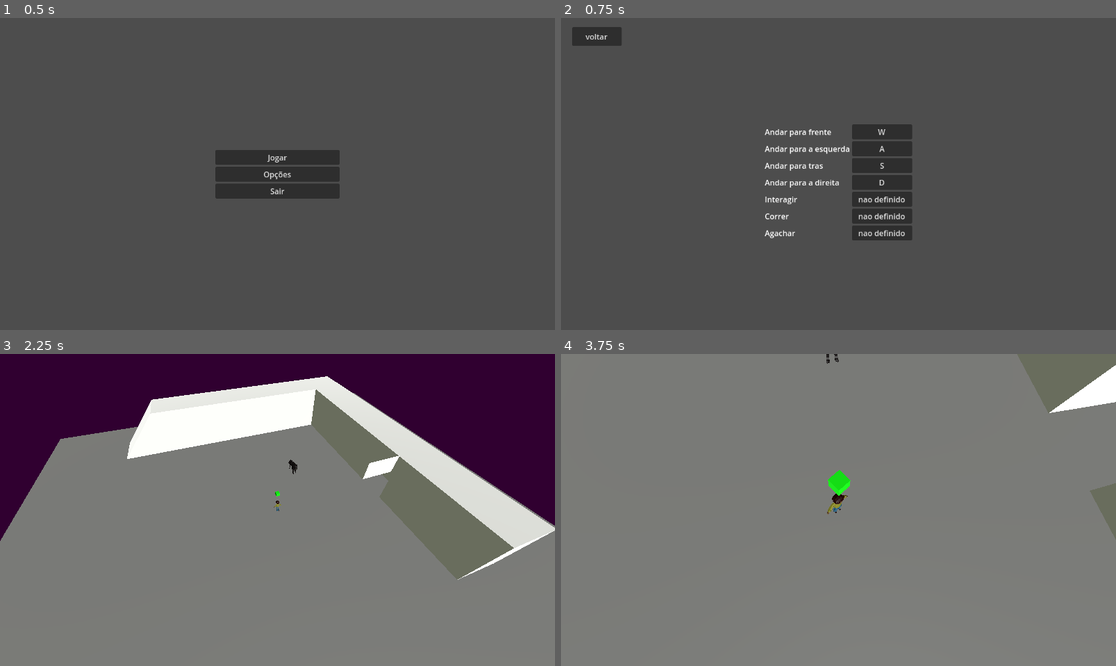
Above: before the commit, frames 1-4 (two rows, left to right).
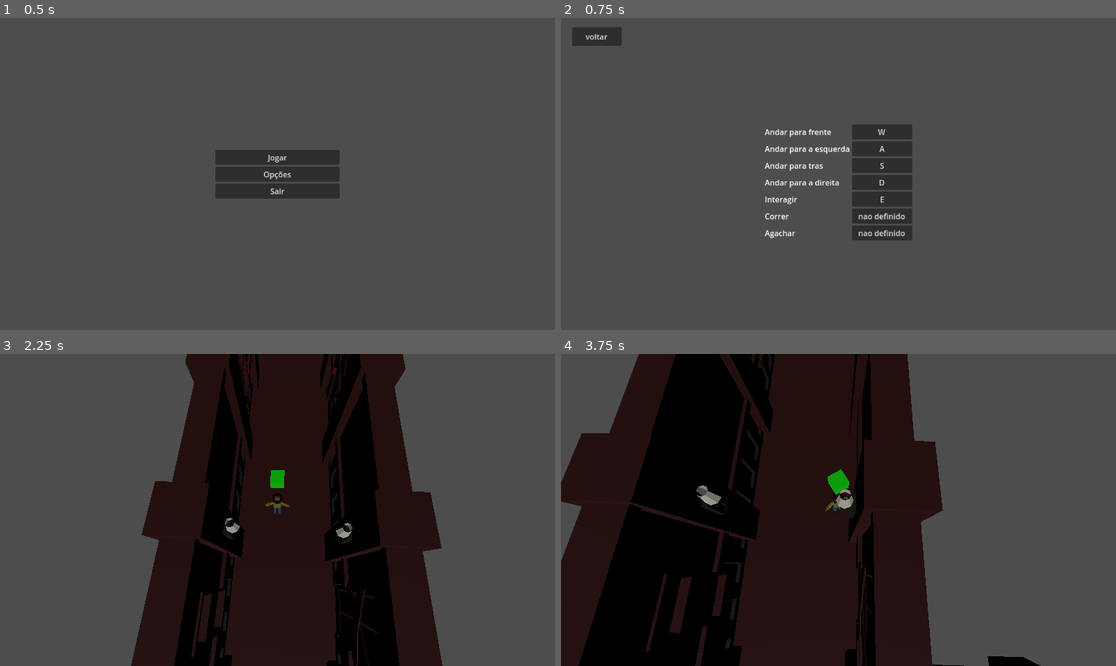
Above: after the commit, the same moments.

Repository: FellowshipOfTheGame/Hotel-Ponte-Negra
Game: Godot game, scene res://scenes/menus/menuPrincipal.tscn
Same seed, same stepped clock (60 frames per second), same inputs: the game is played once before the commit and once after it.
Inputs (mouse positions are in pixels of both pictures, inside the frame that each line leads up to):
- Up to frame 1 (0.5 s): no input
- Up to frame 2 (0.75 s): click "Opções" at 0.5 s
- Up to frame 3 (2.25 s): click "voltar" at 1.25 s; click "Jogar" at 2 s
- Up to frame 4 (3.75 s): tap Enter at 2.75 s; move the mouse to (960, 494) at 2.77 s; hold D (movimento_direita) 2.78-3.53 s; hold E (interacao) 2.78-3.53 s; click (960, 494) at 2.92 s; move the mouse to (727, 525) at 3.52 s; hold S (movimento_tras) from 3.53 s (still down); tap E (interacao) at 3.6 s

Frame 1 is identical in both runs. In frame 2, less than 0.1% of the frame differs, in the area x 53-62%, y 57-60%; in frame 3, 100%, in the area x 0-100%, y 0-100%; in frame 4, 100%.

Commit message:
conectado menu pricipal à demo

Diff:
--- a/scenes/menus/menuOpcoes.tscn
+++ b/scenes/menus/menuOpcoes.tscn
@@ -98,7 +98,7 @@
 size_flags_horizontal = 3
 focus_mode = 1
 script = ExtResource("2_56qx3")
-acao = "Interacao"
+acao = "interacao"
 
 [node name="Label6" type="Label" parent="VBoxContainer"]
 layout_mode = 2
--- a/scripts/definirControle.gd
+++ b/scripts/definirControle.gd
@@ -11,9 +11,9 @@
 
 
 func _input(event: InputEvent) -> void: if has_focus():
-	if!InputMap.has_action(acao):return
-	InputMap.action_erase_events(acao)
-	InputMap.action_add_event(acao,event)
+	if InputMap.has_action(acao):
+		InputMap.action_erase_events(acao)
+		InputMap.action_add_event(acao,event)
 	if event is InputEventKey:
 		text = event.as_text()
 		release_focus()
--- a/scripts/menus/menuPrincipal.gd
+++ b/scripts/menus/menuPrincipal.gd
@@ -1,7 +1,7 @@
 extends Control
 
 func jogar() -> void:
-	get_tree().change_scene_to_file("res://scenes/base.tscn")
+	get_tree().change_scene_to_file("res://scenes/demo.tscn")
 
 func sair() -> void:
 	get_tree().quit()
